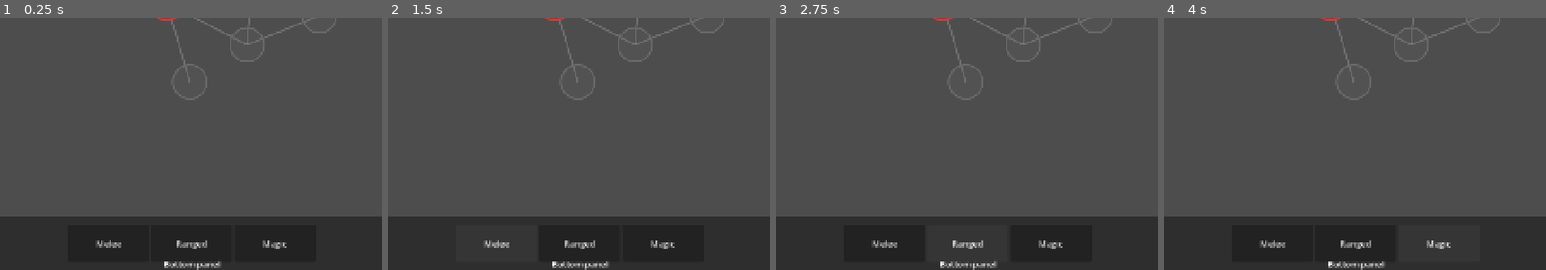
Above: before the commit, frames 1-4 (left to right).
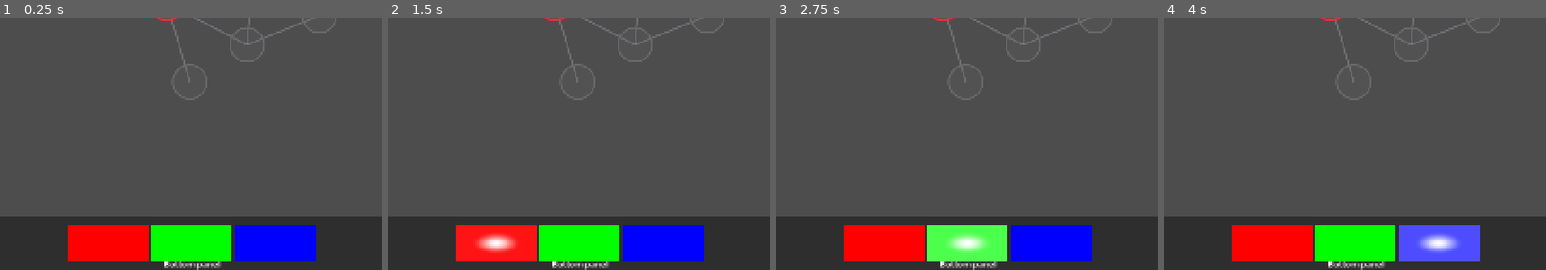
Above: after the commit, the same moments.

Repository: Koaieus/skill-tree-of-life
Game: Godot game, scene res://scenes/dev_sandbox.tscn
Same seed, same stepped clock (60 frames per second), same inputs: the game is played once before the commit and once after it.
Inputs (mouse positions are % of the whole screen's width and height, from its top left):
- Up to frame 1 (0.25 s): no input
- Up to frame 2 (1.5 s): click (39, 95) at 0.5 s, where only the run before the commit has a clickable "Melee"; click (39, 95) at 1.27 s
- Up to frame 3 (2.75 s): click (50, 95) at 2 s, where only the run before the commit has a clickable "Ranged"
- Up to frame 4 (4 s): click (50, 95) at 2.77 s; click (61, 95) at 3.5 s, where only the run before the commit has a clickable "Magic"
The pictures show only the part of the screen within x 25-75%, y 50-100%; the shares and areas given below are measured in that part.

The runs differ from the first frame. In frame 1, 9.1% of the frame differs, in the area x 17-83%, y 82-98%; in frame 2, 9.1%; in frame 3, 9.1%; in frame 4, 9.1%.

Commit message:
feat(ui): shaded action toggle buttons with mouse-tracking glow
Replace placeholder ActionButton with ActionToggleButton: Button with
child ColorRect+Label running a canvas_item shader for per-instance
tint, hover glow tracking mouse_uv, and brighter pulse on toggle.
ShaderMaterial is local_to_scene so each instance owns its uniforms.

Co-Authored-By: Claude Opus 4.7 <noreply@anthropic.com>

Diff:
--- a/ui/action_bar/action_button.tscn
+++ /dev/null
@@ -1,3 +0,0 @@
-[gd_scene format=3 uid="uid://vntdpku7608y"]
-
-[node name="ActionButton" type="Button" unique_id=1205266549]
--- /dev/null
+++ b/ui/action_bar/action_toggle_button.gd
@@ -0,0 +1,63 @@
+extends Button
+
+@export_color_no_alpha var tint: Color = Color.WHITE
+@export_range(0.0, 1.0, 0.01) var glow_radius: float = 0.3
+
+const ANIMATION_TIME: float = 0.2
+
+@onready var color_rect: ColorRect = $ColorRect
+@onready var label: Label = $Label
+@onready var _mat: ShaderMaterial = color_rect.material as ShaderMaterial
+
+var _hover_tweener: Tween
+var _active_tweener: Tween
+
+var hovered: float = 0.0:
+	set(value):
+		hovered = value
+		if _mat:
+			_mat.set_shader_parameter("glow_strength", value)
+
+var active: float = 0.0:
+	set(value):
+		active = value
+		if _mat:
+			_mat.set_shader_parameter("active_strength", value)
+
+
+func _ready() -> void:
+	label.text = text
+	text = ""
+	_mat.set_shader_parameter("tint", tint)
+	_mat.set_shader_parameter("glow_radius", glow_radius)
+
+
+func _process(_delta: float) -> void:
+	var uv := get_local_mouse_position() / size
+	_mat.set_shader_parameter("mouse_uv", uv)
+
+
+func _tween_hover(to: float) -> void:
+	if _hover_tweener:
+		_hover_tweener.kill()
+	_hover_tweener = create_tween()
+	_hover_tweener.tween_property(self, "hovered", to, ANIMATION_TIME)
+
+
+func _tween_active(to: float) -> void:
+	if _active_tweener:
+		_active_tweener.kill()
+	_active_tweener = create_tween()
+	_active_tweener.tween_property(self, "active", to, ANIMATION_TIME)
+
+
+func _on_mouse_entered() -> void:
+	_tween_hover(1.0)
+
+
+func _on_mouse_exited() -> void:
+	_tween_hover(0.0)
+
+
+func _on_toggled(toggled_on: bool) -> void:
+	_tween_active(float(toggled_on))
--- /dev/null
+++ b/ui/action_bar/action_toggle_button.gdshader
@@ -0,0 +1,17 @@
+shader_type canvas_item;
+
+uniform vec2 mouse_uv;
+uniform vec3 tint : source_color;
+uniform float glow_radius : hint_range(0.0, 1.0) = 0.3;
+uniform float glow_strength : hint_range(0.0, 1.0) = 0.0;
+uniform float active_strength : hint_range(0.0, 1.0) = 0.0;
+
+const vec4 GLOW_COLOR = vec4(1.0);
+
+void fragment() {
+	float d = distance(UV, mouse_uv);
+	float falloff = 1.0 - smoothstep(0.0, glow_radius, d);
+	float glow = falloff * max(glow_strength, active_strength);
+	vec3 base = tint + vec3(active_strength) * 0.3;
+	COLOR = mix(vec4(base, 1.0), GLOW_COLOR, glow);
+}
--- /dev/null
+++ b/ui/action_bar/action_toggle_button.tscn
@@ -0,0 +1,62 @@
+[gd_scene format=3 uid="uid://vntdpku7608y"]
+
+[ext_resource type="ButtonGroup" uid="uid://dxkqyaaidik02" path="res://ui/action_bar/action_button_group.tres" id="1_b2a6j"]
+[ext_resource type="Script" uid="uid://q7pbhm4e8ui6" path="res://ui/action_bar/action_toggle_button.gd" id="2_inglx"]
+[ext_resource type="Shader" uid="uid://dtks7uire567h" path="res://ui/action_bar/action_toggle_button.gdshader" id="3_ndpa3"]
+
+[sub_resource type="StyleBoxEmpty" id="StyleBoxEmpty_inglx"]
+
+[sub_resource type="StyleBoxEmpty" id="StyleBoxEmpty_ndpa3"]
+
+[sub_resource type="StyleBoxEmpty" id="StyleBoxEmpty_pjooi"]
+
+[sub_resource type="StyleBoxEmpty" id="StyleBoxEmpty_qhfcg"]
+
+[sub_resource type="StyleBoxEmpty" id="StyleBoxEmpty_46ywa"]
+
+[sub_resource type="ShaderMaterial" id="ShaderMaterial_pjooi"]
+resource_local_to_scene = true
+shader = ExtResource("3_ndpa3")
+shader_parameter/mouse_uv = Vector2(0, 0)
+shader_parameter/tint = Color(0.19730401, 0.50484705, 0.4734835, 1)
+shader_parameter/glow_radius = 0.31
+shader_parameter/glow_strength = 0.0
+shader_parameter/active_strength = 0.0
+
+[node name="ActionToggleButton" type="Button" unique_id=1205266549]
+custom_minimum_size = Vector2(32, 32)
+size_flags_horizontal = 3
+theme_override_styles/normal = SubResource("StyleBoxEmpty_inglx")
+theme_override_styles/pressed = SubResource("StyleBoxEmpty_ndpa3")
+theme_override_styles/hover = SubResource("StyleBoxEmpty_pjooi")
+theme_override_styles/disabled = SubResource("StyleBoxEmpty_qhfcg")
+theme_override_styles/focus = SubResource("StyleBoxEmpty_46ywa")
+toggle_mode = true
+button_group = ExtResource("1_b2a6j")
+script = ExtResource("2_inglx")
+tint = Color(0.19730401, 0.50484705, 0.4734835, 1)
+glow_radius = 0.31
+
+[node name="ColorRect" type="ColorRect" parent="." unique_id=726387690]
+material = SubResource("ShaderMaterial_pjooi")
+layout_mode = 1
+anchors_preset = 15
+anchor_right = 1.0
+anchor_bottom = 1.0
+grow_horizontal = 2
+grow_vertical = 2
+mouse_filter = 2
+
+[node name="Label" type="Label" parent="." unique_id=311423691]
+layout_mode = 1
+anchors_preset = 15
+anchor_right = 1.0
+anchor_bottom = 1.0
+grow_horizontal = 2
+grow_vertical = 2
+horizontal_alignment = 1
+vertical_alignment = 1
+
+[connection signal="mouse_entered" from="." to="." method="_on_mouse_entered"]
+[connection signal="mouse_exited" from="." to="." method="_on_mouse_exited"]
+[connection signal="toggled" from="." to="." method="_on_toggled"]
--- a/ui/ui_root.tscn
+++ b/ui/ui_root.tscn
@@ -3,7 +3,7 @@
 [ext_resource type="Script" uid="uid://bkm26sesx8gjj" path="res://ui/ui_root.gd" id="1_d55xy"]
 [ext_resource type="Script" uid="uid://dhbamfrp04rr5" path="res://ui/stats_panel.gd" id="1_stats_panel"]
 [ext_resource type="PackedScene" uid="uid://dpj3mxbk7h5nq" path="res://ui/skill_node_tooltip.tscn" id="2_tooltip"]
-[ext_resource type="PackedScene" uid="uid://vntdpku7608y" path="res://ui/action_bar/action_button.tscn" id="4_6qk7i"]
+[ext_resource type="PackedScene" uid="uid://vntdpku7608y" path="res://ui/action_bar/action_toggle_button.tscn" id="4_6qk7i"]
 [ext_resource type="Script" uid="uid://co6nsf5jw2yo6" path="res://ui/stat_board_overlay/stat_board_overlay.gd" id="4_f6o6b"]
 
 [node name="UIRoot" type="Control" unique_id=1221477821]
@@ -84,6 +84,7 @@
 [node name="Center" type="Control" parent="VBoxContainer/HBoxContainer" unique_id=1886377179]
 layout_mode = 2
 size_flags_horizontal = 3
+mouse_filter = 1
 
 [node name="StatBoardOverlay" type="Control" parent="VBoxContainer/HBoxContainer/Center" unique_id=825145876]
 unique_name_in_owner = true
@@ -171,7 +172,7 @@
 layout_mode = 2
 size_flags_horizontal = 3
 
-[node name="HBoxContainer" type="HBoxContainer" parent="VBoxContainer/PanelContainerBottom/MarginContainer/HBoxContainer/Control2" unique_id=1032057531]
+[node name="ActionBar" type="HBoxContainer" parent="VBoxContainer/PanelContainerBottom/MarginContainer/HBoxContainer/Control2" unique_id=1032057531]
 unique_name_in_owner = true
 layout_mode = 1
 anchors_preset = 15
@@ -181,20 +182,17 @@
 grow_vertical = 2
 size_flags_horizontal = 3
 
-[node name="ActionButton" parent="VBoxContainer/PanelContainerBottom/MarginContainer/HBoxContainer/Control2/HBoxContainer" unique_id=1205266549 instance=ExtResource("4_6qk7i")]
-layout_mode = 2
-size_flags_horizontal = 3
-text = "Melee"
-
-[node name="ActionButton2" parent="VBoxContainer/PanelContainerBottom/MarginContainer/HBoxContainer/Control2/HBoxContainer" unique_id=1223590152 instance=ExtResource("4_6qk7i")]
-layout_mode = 2
-size_flags_horizontal = 3
-text = "Ranged"
-
-[node name="ActionButton3" parent="VBoxContainer/PanelContainerBottom/MarginContainer/HBoxContainer/Control2/HBoxContainer" unique_id=2044187866 instance=ExtResource("4_6qk7i")]
-layout_mode = 2
-size_flags_horizontal = 3
-text = "Magic"
+[node name="MeleeToggleButton" parent="VBoxContainer/PanelContainerBottom/MarginContainer/HBoxContainer/Control2/ActionBar" unique_id=1205266549 instance=ExtResource("4_6qk7i")]
+layout_mode = 2
+tint = Color(1, 0, 0, 1)
+
+[node name="RangedToggleButton" parent="VBoxContainer/PanelContainerBottom/MarginContainer/HBoxContainer/Control2/ActionBar" unique_id=1223590152 instance=ExtResource("4_6qk7i")]
+layout_mode = 2
+tint = Color(0, 1, 0, 1)
+
+[node name="MagicToggleButton" parent="VBoxContainer/PanelContainerBottom/MarginContainer/HBoxContainer/Control2/ActionBar" unique_id=2044187866 instance=ExtResource("4_6qk7i")]
+layout_mode = 2
+tint = Color(0, 0, 1, 1)
 
 [node name="Control3" type="Control" parent="VBoxContainer/PanelContainerBottom/MarginContainer/HBoxContainer" unique_id=1768707412]
 layout_mode = 2
Not shown, added: ui/action_bar/action_toggle_button.gd.uid
Not shown, added: ui/action_bar/action_toggle_button.gdshader.uid
